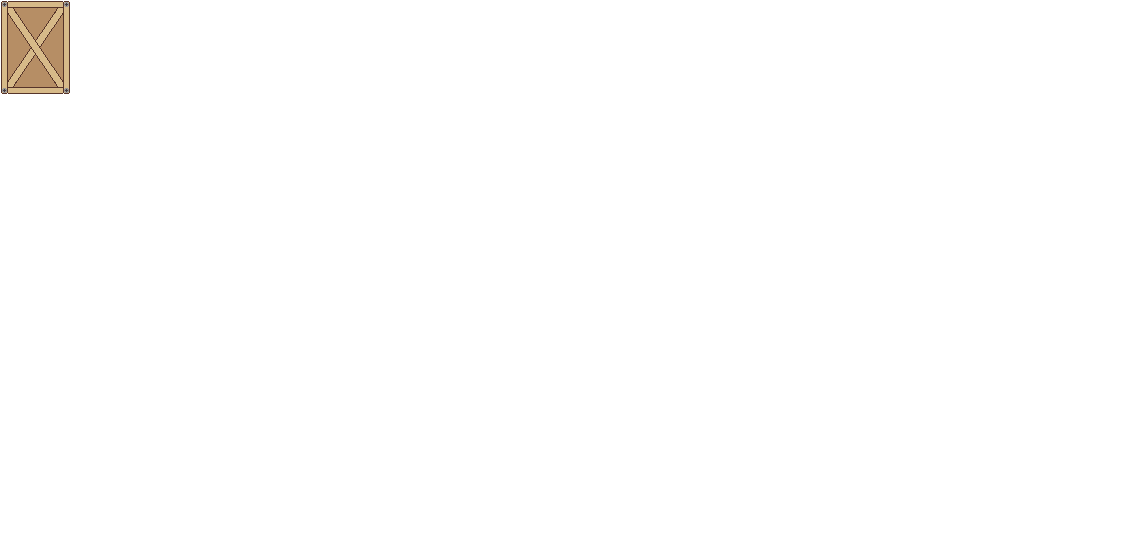
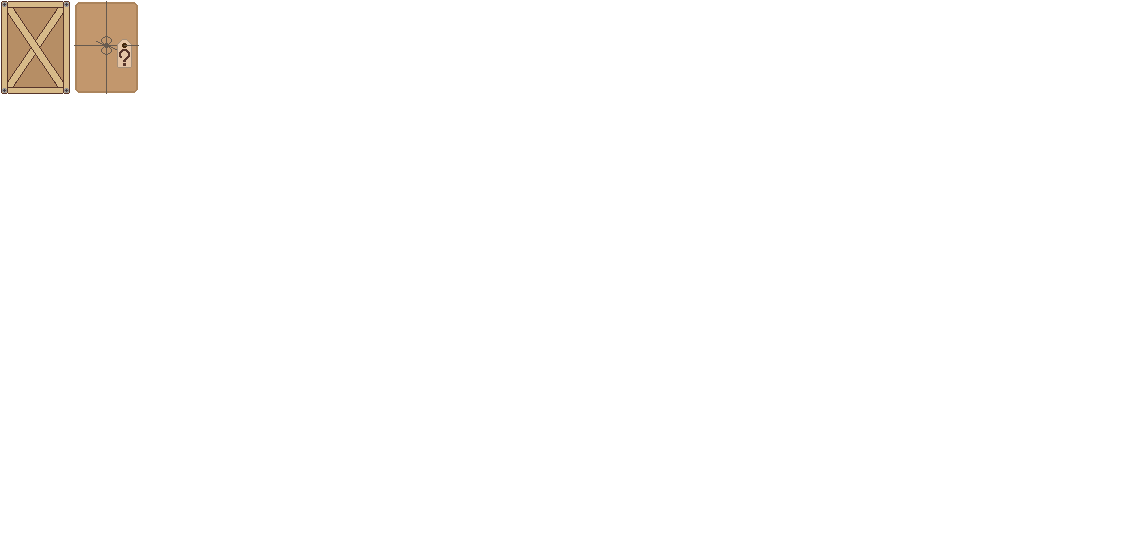
Before/after of a 1136 x 540 layered artwork. What changed in the layer stack:
added layer "Layer 2" above "Layer 1" over [74, 1, 139, 94]
